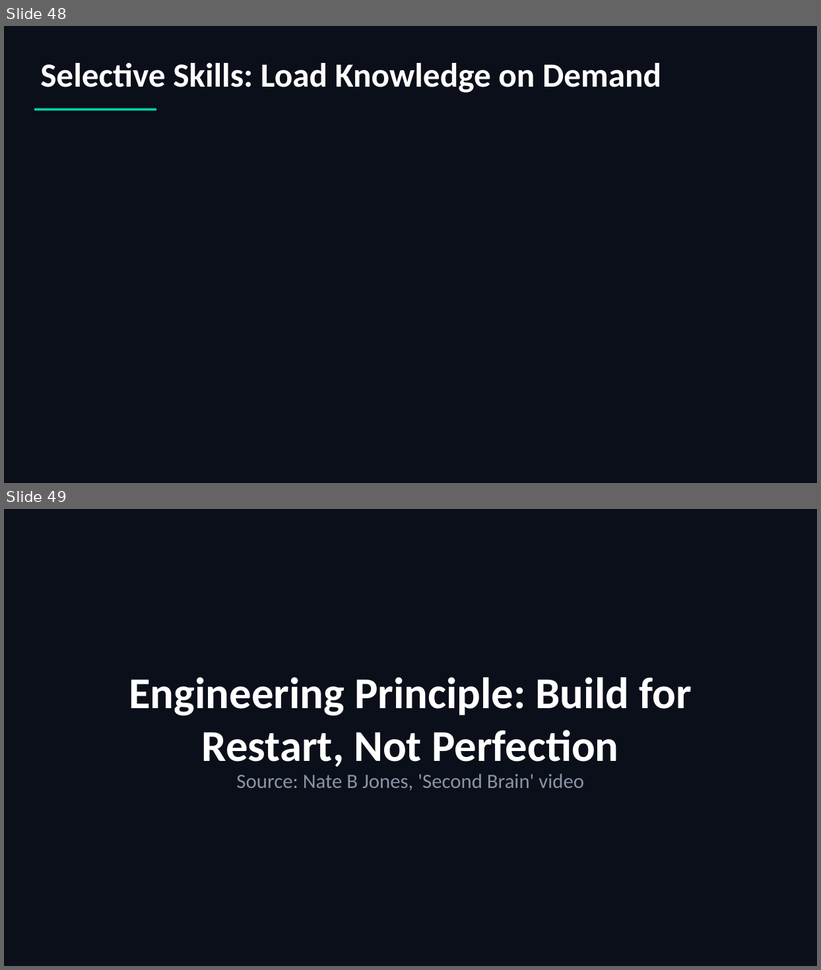
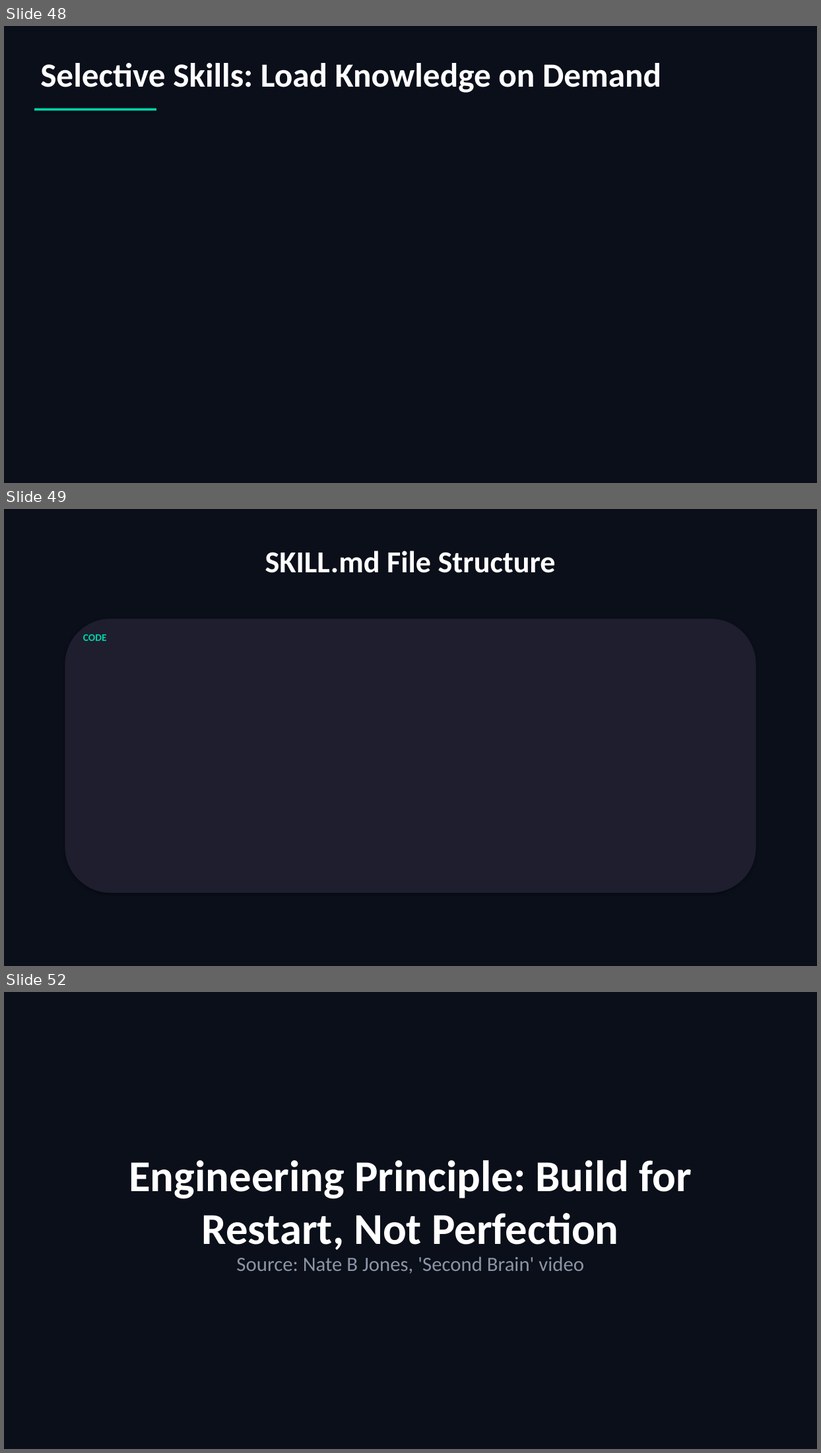
Before and after one commit to scottrhay/AIA-ClaudeCopilot, a slide deck: slides/Day3_Claude_Code_Advanced.pptx. Shown one above the other, each under a label of ours: slides 48 and 49 before the commit, slides 48, 49 and 52 after it; the slides between them are not shown. The pictures are 821x970 and 821x1453 pixels, drawn with LibreOffice and Linux fonts; fonts in the diff are those of the drawing. Boxes give left, top, right and bottom in pixels: in the first picture for what was removed or moved away, otherwise in the second. Text is boxed around its words. In the diff, an @@ line names an element or a change of style, - is before the commit and + after.

Commit message:
Expand Skills coverage: SKILL.md structure, progressive disclosure, skills.sh CLI
Day 3 (92→95 slides):
- SKILL.md file structure with YAML frontmatter
- Three-level progressive disclosure (context efficiency)
- skills.sh CLI: npm for AI agents (open standard, 35+ agents)

Ebook Ch 9: Added SKILL.md anatomy, progressive disclosure, trigger
descriptions, security trust model, multi-MCP orchestration pattern,
skills.sh marketplace

Source: Rohit's 'Complete Guide to Building Skills for Claude/Codex'

```diff
--- a/slides/Day3_Claude_Code_Advanced.pptx
+++ b/slides/Day3_Claude_Code_Advanced.pptx
@@ slide 49 added at (4,509,817,966), background #0B0F1A @@
@@ text added at (265,551,556,573), 36 pt, text #FFFFFF, bold @@
+SKILL.md File Structure
@@ rounded rectangle added at (65,619,756,893), fill #1E1E2E @@
@@ text added at (83,634,107,641), 12 pt, text #00D4AA, bold @@
+CODE
@@ what was slide 49 is now slide 52 @@
```
Also in this commit, not shown: 2 other slides added.
